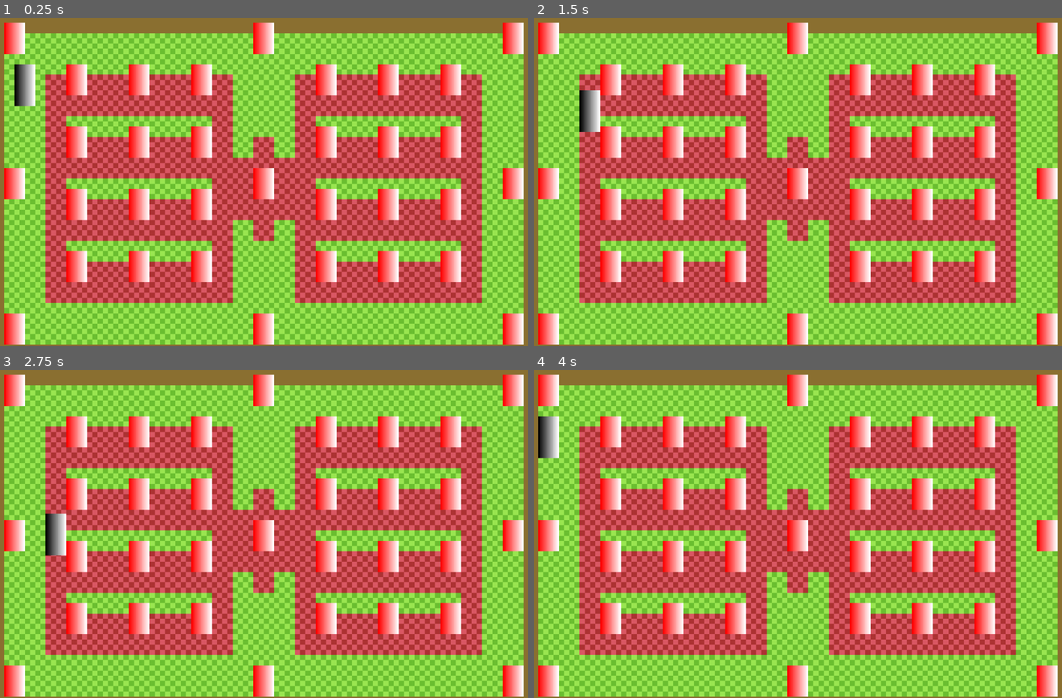
Above: before the commit, frames 1-4 (two rows, left to right).
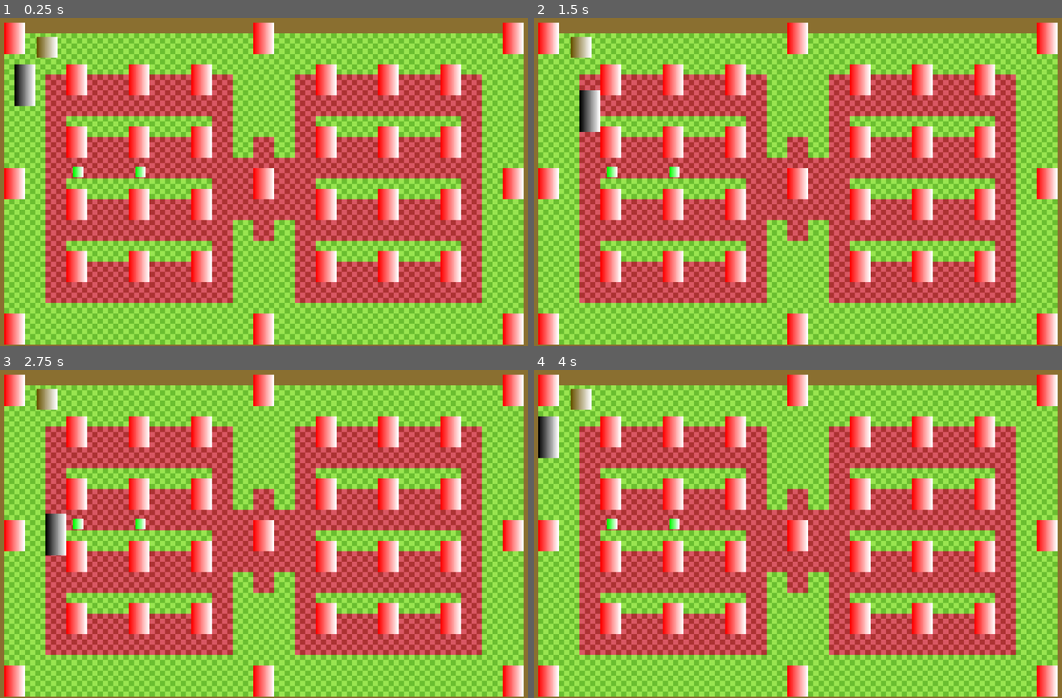
Above: after the commit, the same moments.

Repository: Oreztov/GWJ-62
Game: Godot game, scene res://scenes/level.tscn
Same seed, same stepped clock (60 frames per second), same inputs: the game is played once before the commit and once after it.
Inputs:
- Up to frame 1 (0.25 s): no input
- Up to frame 2 (1.5 s): tap Enter at 0.5 s; hold D (move_right) 0.53-1.28 s; tap Space at 1.25 s; hold S (move_down) from 1.28 s (still down)
- Up to frame 3 (2.75 s): release S (move_down) at 2.03 s; hold D (move_right) from 2.03 s (still down)
- Up to frame 4 (4 s): tap Enter at 2.75 s; release D (move_right) at 2.78 s; hold W (move_up) 2.78-3.53 s; hold A (move_left) from 3.53 s (still down)

The runs differ from the first frame. In frame 1, 0.4% of the frame differs, in the area x 6-28%, y 5-49%; in frame 2, 0.4%; in frame 3, 0.4%; in frame 4, 0.4%.

Commit message:
Added plants, composter, globals
As described.

Diff:
--- a/project.godot
+++ b/project.godot
@@ -14,6 +14,10 @@
 run/main_scene="res://scenes/level.tscn"
 config/features=PackedStringArray("4.1", "GL Compatibility")
 config/icon="res://icon.svg"
+
+[autoload]
+
+Globals="*res://scripts/globals.gd"
 
 [display]
 
--- /dev/null
+++ b/resources/generic_growth.tres
@@ -0,0 +1,9 @@
+[gd_resource type="GradientTexture2D" load_steps=2 format=3 uid="uid://d3hxlhxue0n2r"]
+
+[sub_resource type="Gradient" id="Gradient_76g2m"]
+colors = PackedColorArray(0, 1, 0, 1, 1, 1, 1, 1)
+
+[resource]
+gradient = SubResource("Gradient_76g2m")
+width = 8
+height = 12
--- /dev/null
+++ b/resources/generic_harvest.tres
@@ -0,0 +1,9 @@
+[gd_resource type="GradientTexture2D" load_steps=2 format=3 uid="uid://gvoa2gqeglkj"]
+
+[sub_resource type="Gradient" id="Gradient_76g2m"]
+colors = PackedColorArray(0, 1, 0, 1, 1, 1, 1, 1)
+
+[resource]
+gradient = SubResource("Gradient_76g2m")
+width = 8
+height = 16
--- /dev/null
+++ b/resources/generic_sprout.tres
@@ -0,0 +1,9 @@
+[gd_resource type="GradientTexture2D" load_steps=2 format=3 uid="uid://cd7p0ur8opil2"]
+
+[sub_resource type="Gradient" id="Gradient_76g2m"]
+colors = PackedColorArray(0, 1, 0, 1, 1, 1, 1, 1)
+
+[resource]
+gradient = SubResource("Gradient_76g2m")
+width = 8
+height = 8
--- /dev/null
+++ b/scenes/Composter.tscn
@@ -0,0 +1,32 @@
+[gd_scene load_steps=6 format=3 uid="uid://cy40k81p41ncc"]
+
+[ext_resource type="Script" path="res://scripts/Composter.gd" id="1_258au"]
+
+[sub_resource type="Gradient" id="Gradient_x2crb"]
+colors = PackedColorArray(0.407843, 0.321569, 0, 1, 1, 1, 1, 1)
+
+[sub_resource type="GradientTexture2D" id="GradientTexture2D_1qqei"]
+gradient = SubResource("Gradient_x2crb")
+width = 16
+height = 16
+
+[sub_resource type="RectangleShape2D" id="RectangleShape2D_4ut8v"]
+size = Vector2(16, 16)
+
+[sub_resource type="RectangleShape2D" id="RectangleShape2D_ukj8a"]
+
+[node name="Composter" type="StaticBody2D"]
+script = ExtResource("1_258au")
+
+[node name="Sprite2D" type="Sprite2D" parent="."]
+texture = SubResource("GradientTexture2D_1qqei")
+
+[node name="CollisionShape2D" type="CollisionShape2D" parent="."]
+shape = SubResource("RectangleShape2D_4ut8v")
+
+[node name="Area2D" type="Area2D" parent="."]
+
+[node name="CollisionShape2D" type="CollisionShape2D" parent="Area2D"]
+shape = SubResource("RectangleShape2D_ukj8a")
+
+[connection signal="body_entered" from="Area2D" to="." method="_on_area_2d_body_entered"]
--- a/scenes/level.tscn
+++ b/scenes/level.tscn
@@ -1,10 +1,13 @@
-[gd_scene load_steps=4 format=3 uid="uid://e01n2h3db0n"]
+[gd_scene load_steps=6 format=3 uid="uid://e01n2h3db0n"]
 
 [ext_resource type="TileSet" uid="uid://d1kqek74ycve3" path="res://resources/level_tile_set.tres" id="1_u7gxt"]
 [ext_resource type="PackedScene" uid="uid://bex00buheapxy" path="res://scenes/player.tscn" id="2_p3v33"]
 [ext_resource type="PackedScene" uid="uid://dp3h0b1c2gc2x" path="res://scenes/gravestone.tscn" id="3_ap34t"]
+[ext_resource type="PackedScene" uid="uid://dle118v1mw774" path="res://scenes/plant.tscn" id="4_2q5to"]
+[ext_resource type="PackedScene" uid="uid://cy40k81p41ncc" path="res://scenes/Composter.tscn" id="5_so264"]
 
 [node name="Level" type="Node2D"]
+position = Vector2(167, 109)
 
 [node name="TileMap" type="TileMap" parent="."]
 tile_set = ExtResource("1_u7gxt")
@@ -119,3 +122,12 @@
 
 [node name="Gravestone33" parent="Objects" instance=ExtResource("3_ap34t")]
 position = Vector2(200, 120)
+
+[node name="plant" parent="." instance=ExtResource("4_2q5to")]
+position = Vector2(57, 107)
+
+[node name="plant2" parent="." instance=ExtResource("4_2q5to")]
+position = Vector2(105, 107)
+
+[node name="Composter" parent="." instance=ExtResource("5_so264")]
+position = Vector2(33, 11)
--- /dev/null
+++ b/scenes/plant.tscn
@@ -0,0 +1,51 @@
+[gd_scene load_steps=7 format=3 uid="uid://dle118v1mw774"]
+
+[ext_resource type="Script" path="res://scripts/plant.gd" id="1_gs5sh"]
+[ext_resource type="Texture2D" uid="uid://cd7p0ur8opil2" path="res://resources/generic_sprout.tres" id="1_jejnx"]
+[ext_resource type="Texture2D" uid="uid://d3hxlhxue0n2r" path="res://resources/generic_growth.tres" id="2_sv0bs"]
+[ext_resource type="Texture2D" uid="uid://gvoa2gqeglkj" path="res://resources/generic_harvest.tres" id="3_nqn35"]
+
+[sub_resource type="SpriteFrames" id="SpriteFrames_7eoq4"]
+animations = [{
+"frames": [{
+"duration": 1.0,
+"texture": ExtResource("2_sv0bs")
+}],
+"loop": true,
+"name": &"growth",
+"speed": 5.0
+}, {
+"frames": [{
+"duration": 1.0,
+"texture": ExtResource("3_nqn35")
+}],
+"loop": true,
+"name": &"harvest",
+"speed": 5.0
+}, {
+"frames": [{
+"duration": 1.0,
+"texture": ExtResource("1_jejnx")
+}],
+"loop": true,
+"name": &"sprout",
+"speed": 5.0
+}]
+
+[sub_resource type="RectangleShape2D" id="RectangleShape2D_t7vcp"]
+size = Vector2(8, 8)
+
+[node name="plant" type="Node2D"]
+z_index = 2
+script = ExtResource("1_gs5sh")
+
+[node name="AnimatedSprite2D" type="AnimatedSprite2D" parent="."]
+sprite_frames = SubResource("SpriteFrames_7eoq4")
+animation = &"sprout"
+
+[node name="Area2D" type="Area2D" parent="."]
+
+[node name="CollisionShape2D" type="CollisionShape2D" parent="Area2D"]
+shape = SubResource("RectangleShape2D_t7vcp")
+
+[connection signal="body_entered" from="Area2D" to="." method="_on_area_2d_body_entered"]
--- a/scenes/player.tscn
+++ b/scenes/player.tscn
@@ -12,7 +12,7 @@
 [sub_resource type="RectangleShape2D" id="RectangleShape2D_hc1rj"]
 size = Vector2(16, 16)
 
-[node name="Player" type="CharacterBody2D"]
+[node name="Player" type="CharacterBody2D" groups=["player"]]
 z_index = 1
 motion_mode = 1
 script = ExtResource("1_7lnnx")
--- /dev/null
+++ b/scripts/Composter.gd
@@ -0,0 +1,15 @@
+extends StaticBody2D
+
+# Called when the node enters the scene tree for the first time.
+func _ready():
+	pass # Replace with function body.
+
+
+# Called every frame. 'delta' is the elapsed time since the previous frame.
+func _process(delta):
+	pass
+
+
+func _on_area_2d_body_entered(body):
+	if body.is_in_group("player"):
+		body.hand = Globals.Resources.COMPOST
--- /dev/null
+++ b/scripts/globals.gd
@@ -0,0 +1,14 @@
+extends Node
+
+enum Resources{
+	EMPTY, COMPOST, WATER, SOUL
+}
+
+# Called when the node enters the scene tree for the first time.
+func _ready():
+	pass # Replace with function body.
+
+
+# Called every frame. 'delta' is the elapsed time since the previous frame.
+func _process(delta):
+	pass
--- /dev/null
+++ b/scripts/plant.gd
@@ -0,0 +1,25 @@
+extends Node2D
+var stage = 1
+
+# Called when the node enters the scene tree for the first time.
+func _ready():
+	$AnimatedSprite2D.play("sprout")
+
+
+# Called every frame. 'delta' is the elapsed time since the previous frame.
+func _process(delta):
+	pass
+
+
+func _on_area_2d_body_entered(body):
+	if body.is_in_group("player") and stage < 3:
+		if body.hand == Globals.Resources.COMPOST:
+			stage += 1
+			body.hand = Globals.Resources.EMPTY
+			match stage:
+				1:
+					$AnimatedSprite2D.play("sprout")
+				2:
+					$AnimatedSprite2D.play("growth")
+				3:
+					$AnimatedSprite2D.play("harvest")
--- a/scripts/player.gd
+++ b/scripts/player.gd
@@ -2,6 +2,7 @@
 
 var base_speed = 100
 var speed = base_speed
+var hand = Globals.Resources.EMPTY
 
 func _physics_process(delta):
 	# Get the input direction and handle the movement/deceleration.
